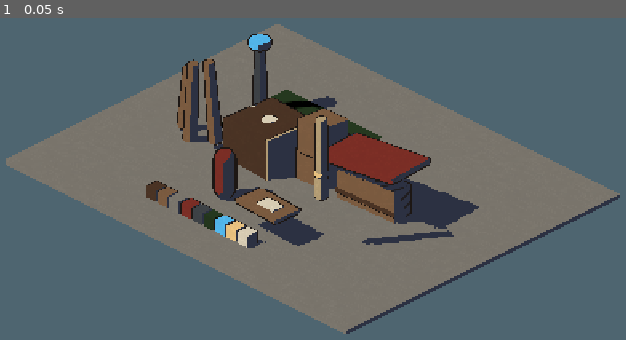
Above: before the commit, frame 1.
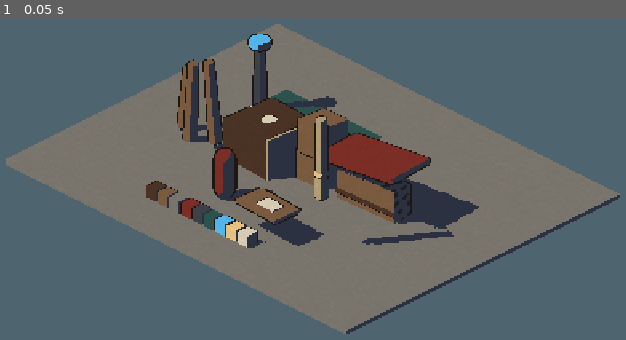
Above: after the commit, the same moment.

Repository: hieuphung41/game-shit
Game: Godot game, scene res://src/lookdev/lookdev.tscn
Two runs of this game, one before a commit and one after it. Both use one fixed random seed, a clock stepped at 60 frames per second and the inputs below. This scene is started directly instead of the project's main scene.
Inputs:
- Up to frame 1 (0.05 s): no input

The runs differ from the first frame. In frame 1, 0.6% of the frame differs, in the area x 32-66%, y 22-66%.

Commit message:
TASK-20261105-67: Nước và vật liệu không-toon trong bóng không được ra đen + mép vệt đục sắc + probe phủ nước
Đã sửa ProbeWaterShadow sang vùng WaterPatch thực sự nằm trong bóng thân beacon và vẫn thấy được từ camera; gate unit xác nhận không bị che. Rubric: 19/20 · CẤM: none · WC: 01 ✓ · 02 ✓ · 03 ✓ · 04 ✓.

Studio-Card: TASK-20261105-67
Studio-Agent: technical-artist

Diff:
--- a/game/art/materials/water_wet.tres
+++ b/game/art/materials/water_wet.tres
@@ -1,9 +1,11 @@
-[gd_resource type="StandardMaterial3D" format=3]
+[gd_resource type="ShaderMaterial" load_steps=2 format=3]
+
+[ext_resource type="Shader" path="res://art/shaders/water_print.gdshader" id="1_water_print"]
 
 [resource]
 resource_name = "water_wet"
-albedo_color = Color(0.180392, 0.321569, 0.301961, 1)
-metallic = 0.0
-roughness = 0.82
-specular_mode = 1
-diffuse_mode = 3
+shader = ExtResource("1_water_print")
+shader_parameter/albedo_color = Color(0.180392, 0.321569, 0.301961, 1)
+shader_parameter/shadow_indigo = Color(0.172549, 0.192157, 0.258824, 1)
+shader_parameter/wet_roughness = 0.88
+shader_parameter/wet_specular_strength = 0.08
--- a/game/art/shaders/toon_matte.gdshader
+++ b/game/art/shaders/toon_matte.gdshader
@@ -60,11 +60,18 @@
 	// camera or collapse into a flat shadow fill. Low density keeps each row
 	// readable as a separate chisel pass rather than a texture fill.
 	float across = (plane.x + plane.y * 0.32) * density;
-	float line = 1.0 - smoothstep(hatch_line_width * 0.28, hatch_line_width, abs(fract(across) - 0.5));
 	float along = (plane.y - plane.x * 0.32) * density;
-	// A long, interrupted dash survives the phone downsample; short hash cells
-	// previously read as paper grain instead of individually cut strokes.
-	float dash = step(0.38, hash21(floor(vec2(along * 0.82, across))));
+	// Every stroke uses a hard binary edge.  Its two ends narrow geometrically
+	// (not by alpha feathering), creating a cut-chisel tip at each uneven dash.
+	float dash_phase = fract(along * 0.82);
+	float row = floor(across);
+	float dash_start = mix(0.06, 0.22, hash21(vec2(row, row + 17.0)));
+	float dash_end = mix(0.66, 0.94, hash21(vec2(row + 31.0, row)));
+	float dash = step(dash_start, dash_phase) * (1.0 - step(dash_end, dash_phase));
+	float distance_to_tip = min(dash_phase - dash_start, dash_end - dash_phase);
+	float tip = clamp(distance_to_tip / 0.16, 0.0, 1.0);
+	float stroke_half_width = hatch_line_width * mix(0.12, 1.0, tip);
+	float line = 1.0 - step(stroke_half_width, abs(fract(across) - 0.5));
 	return line * dash;
 }
 
--- /dev/null
+++ b/game/art/shaders/water_print.gdshader
@@ -0,0 +1,39 @@
+shader_type spatial;
+render_mode diffuse_toon, specular_toon;
+
+// Water is the only wet material: its small toon specular remains below the
+// printed colour blocks rather than forming a PBR highlight.
+uniform vec4 albedo_color : source_color = vec4(0.180392, 0.321569, 0.301961, 1.0);
+// GL Compatibility exposes source colours as raw sRGB inside light().
+uniform vec4 shadow_indigo : source_color = vec4(0.172549, 0.192157, 0.258824, 1.0);
+uniform float wet_roughness : hint_range(0.75, 1.0) = 0.88;
+uniform float wet_specular_strength : hint_range(0.0, 0.15) = 0.08;
+
+vec3 srgb_to_linear(vec3 colour) {
+	vec3 lower = colour / 12.92;
+	vec3 upper = pow((colour + 0.055) / 1.055, vec3(2.4));
+	return mix(lower, upper, step(vec3(0.04045), colour));
+}
+
+void fragment() {
+	ALBEDO = albedo_color.rgb;
+	ROUGHNESS = wet_roughness;
+	SPECULAR = wet_specular_strength;
+}
+
+void light() {
+	// Keep PRT-01 identical to toon_matte: light gives direction and the
+	// shadow map only; it never tints the palette water colour.
+	float faces_light = step(0.20, dot(normalize(NORMAL), normalize(LIGHT)));
+	float receives_light = step(0.01, ATTENUATION);
+	float lit = faces_light * receives_light;
+	vec3 shadow_colour = srgb_to_linear(shadow_indigo.rgb);
+	vec3 shadow_multiplier = shadow_colour / max(ALBEDO, vec3(0.02));
+	DIFFUSE_LIGHT += mix(shadow_multiplier, vec3(1.0), lit);
+	// This is the sole wet exception: a rare, two-step glint at eight percent.
+	// It is absent from shadow so the indigo block stays readable and never
+	// becomes a broad glossy PBR reflection.
+	float half_alignment = dot(normalize(NORMAL), normalize(LIGHT + VIEW));
+	float wet_glint = step(0.96, half_alignment) * lit * wet_specular_strength;
+	SPECULAR_LIGHT += vec3(wet_glint);
+}
--- a/game/src/lookdev/lookdev.tscn
+++ b/game/src/lookdev/lookdev.tscn
@@ -492,6 +492,19 @@
 metadata/role = "lit_palette"
 metadata/surface_path = "PaletteStrip/Paper"
 
+[node name="ProbeWaterLit" type="Marker3D" parent="." groups=["lookdev_probe"]]
+position = Vector3(0, 0.435, 2.75)
+metadata/expected_hex = "#2E524D"
+metadata/tolerance = 10.0
+metadata/role = "lit_palette"
+metadata/surface_path = "PaletteStrip/Water"
+
+[node name="ProbeWaterShadow" type="Marker3D" parent="." groups=["lookdev_probe"]]
+position = Vector3(-3.42, 0.018, -4.5)
+metadata/tolerance = 12.0
+metadata/role = "shadow_shader"
+metadata/surface_path = "WaterPatch"
+
 [node name="ProbeFloorShadow" type="Marker3D" parent="." groups=["lookdev_probe"]]
 position = Vector3(4.85, 0.005, -3.5)
 metadata/tolerance = 12.0
--- a/game/tests/unit/test_art_library.gd
+++ b/game/tests/unit/test_art_library.gd
@@ -10,8 +10,7 @@
 	"res://art/materials/env_rope.tres",
 	"res://art/materials/env_paper.tres",
 ]
-const SIGNAL_AND_WET_MATERIAL_PATHS := [
-	"res://art/materials/water_wet.tres",
+const SPECIAL_STANDARD_MATERIAL_PATHS := [
 	"res://art/materials/signal_beacon.tres",
 	"res://art/materials/signal_danger.tres",
 	"res://art/materials/light_lamp_warm.tres",
@@ -33,14 +32,19 @@
 		t.eq(material.get_shader_parameter("paper_grain_strength"), GRAIN_STRENGTH, "%s keeps visible 4 percent grain" % path)
 		t.ok(material.get_shader_parameter("hatch_enabled") is bool, "%s exposes the hatch toggle" % path)
 		t.ok(float(material.get_shader_parameter("hatch_density")) >= 2.0, "%s exposes hatch density" % path)
-	for path: String in SIGNAL_AND_WET_MATERIAL_PATHS:
+	var water := load("res://art/materials/water_wet.tres") as ShaderMaterial
+	if t.ok(water != null, "water_wet loads as a printed ShaderMaterial"):
+		t.ok(water.shader != null, "water_wet uses the printed-water shader")
+		t.eq(water.get_shader_parameter("albedo_color"), Color(0.180392, 0.321569, 0.301961, 1), "water_wet keeps the water palette colour")
+		t.eq(water.get_shader_parameter("shadow_indigo"), Color(0.172549, 0.192157, 0.258824, 1), "water_wet shares the indigo shadow block")
+		t.ok(float(water.get_shader_parameter("wet_specular_strength")) <= 0.15, "water_wet keeps its only toon specular low")
+	for path: String in SPECIAL_STANDARD_MATERIAL_PATHS:
 		var special_material := load(path) as StandardMaterial3D
 		if not t.ok(special_material != null, "%s loads" % path):
 			continue
 		t.eq(special_material.metallic, 0.0, "%s has no metallic" % path)
-		t.ok(special_material.roughness >= 0.85 or path.ends_with("water_wet.tres"), "%s is matte" % path)
-		var expected_specular := BaseMaterial3D.SPECULAR_TOON if path.ends_with("water_wet.tres") else BaseMaterial3D.SPECULAR_DISABLED
-		t.eq(special_material.specular_mode, expected_specular, "%s has allowed specular mode" % path)
+		t.ok(special_material.roughness >= 0.85, "%s is matte" % path)
+		t.eq(special_material.specular_mode, BaseMaterial3D.SPECULAR_DISABLED, "%s disables specular" % path)
 	return true
 
 
@@ -66,6 +70,16 @@
 	t.ok("DIFFUSE_LIGHT += mix(shadow_multiplier, vec3(1.0), lit);" in code, "GL Compatibility keeps lit palette ink at a unit albedo multiplier")
 	t.ok("shadow_colour / max(ALBEDO, vec3(0.02))" in code, "shadow multiplier resolves to the shader's indigo or gouge ink")
 	t.ok("ALBEDO * LIGHT_COLOR" not in code, "directional lamp colour cannot recolour printed palette ink")
+	t.ok("smoothstep(hatch_line_width" not in code, "gouge edges are no longer smoothstep-feathered")
+	t.ok("float stroke_half_width" in code and "1.0 - step(stroke_half_width" in code, "gouges use hard cut edges")
+	t.ok("distance_to_tip" in code and "dash_start" in code and "dash_end" in code, "gouges have uneven tapered ends")
+	var water_shader := load("res://art/shaders/water_print.gdshader") as Shader
+	if water_shader != null:
+		t.ok("specular_toon" in water_shader.code, "water keeps the allowed low toon specular mode")
+		t.ok("srgb_to_linear(shadow_indigo.rgb)" in water_shader.code, "water linearises its indigo shadow uniform")
+		t.ok("DIFFUSE_LIGHT += mix(shadow_multiplier, vec3(1.0), lit);" in water_shader.code, "water shares PRT-01's un-tinted palette light rule")
+		t.ok("SPECULAR_LIGHT += vec3(wet_glint);" in water_shader.code, "water's only wet toon glint remains explicitly low")
+		t.ok("ALBEDO * LIGHT_COLOR" not in water_shader.code, "water ignores directional light tint")
 	var outline_shader := load("res://art/shaders/ink_outline.gdshader") as Shader
 	if outline_shader != null:
 		t.ok("hint_range(0.03, 0.07)" in outline_shader.code, "ink width accepts the three outline ranks")
@@ -103,13 +117,14 @@
 		t.eq(roundi(camera.rotation_degrees.y), 45, "camera yaw is 45 degrees")
 	t.ok(lookdev.get_node_or_null("DirectionalLight3D") is DirectionalLight3D, "look-dev has main directional light")
 	t.eq(lookdev.find_children("*", "OmniLight3D", true, false).size(), 0, "beacon and lamp use emission without env-lighting pools")
-	t.eq(lookdev.get_tree().get_nodes_in_group("lookdev_probe").size(), 7, "named projected colour probes cover background, palette faces, and shadow")
+	t.eq(lookdev.get_tree().get_nodes_in_group("lookdev_probe").size(), 9, "named projected colour probes cover background, palette faces, water, and shadows")
 	for expected_probe: Dictionary in [
 		{"name": "ProbeWood", "hex": "#7B5B40"},
 		{"name": "ProbeWoodDark", "hex": "#4A3426"},
 		{"name": "ProbeStone", "hex": "#7A756C"},
 		{"name": "ProbeCanvas", "hex": "#7B2F27"},
 		{"name": "ProbePaper", "hex": "#D8CDB4"},
+		{"name": "ProbeWaterLit", "hex": "#2E524D"},
 	]:
 		var probe := lookdev.get_node_or_null(str(expected_probe["name"])) as Marker3D
 		if not t.ok(probe != null, "%s exists" % expected_probe["name"]):
@@ -120,8 +135,13 @@
 		t.eq(shadow_probe.get_meta("surface_path"), "Floor", "floor-shadow probe targets the visible floor rather than a roof")
 		t.eq(str(shadow_probe.get_meta("expected_hex", "")), "", "floor-shadow expectation comes from its shader parameters")
 		t.eq(shadow_probe.position, Vector3(4.85, 0.005, -3.5), "floor-shadow probe sits in the visible tax-stall cast shadow, outside the roof silhouette")
+	var water_shadow_probe := lookdev.get_node_or_null("ProbeWaterShadow") as Marker3D
+	if water_shadow_probe != null:
+		t.eq(water_shadow_probe.get_meta("surface_path"), "WaterPatch", "water-shadow probe targets the visible WaterPatch")
+		t.eq(str(water_shadow_probe.get_meta("expected_hex", "")), "", "water-shadow expectation comes from its printed-water shader")
+		t.eq(water_shadow_probe.position, Vector3(-3.42, 0.018, -4.5), "water-shadow probe sits in the visible beacon-stem cast shadow on water")
 	if camera != null:
-		for probe_name: String in ["ProbeBackground", "ProbeWood", "ProbeWoodDark", "ProbeStone", "ProbeCanvas", "ProbePaper", "ProbeFloorShadow"]:
+		for probe_name: String in ["ProbeBackground", "ProbeWood", "ProbeWoodDark", "ProbeStone", "ProbeCanvas", "ProbePaper", "ProbeWaterLit", "ProbeWaterShadow", "ProbeFloorShadow"]:
 			var projected_probe := lookdev.get_node_or_null(probe_name) as Marker3D
 			if projected_probe != null:
 				t.ok(lookdev._probe_surface_is_visible(camera, projected_probe), "%s is not occluded before its intended sample surface" % probe_name)
Not shown, added: game/art/shaders/water_print.gdshader.uid
Not shown, changed: docs/art/lookdev.md
